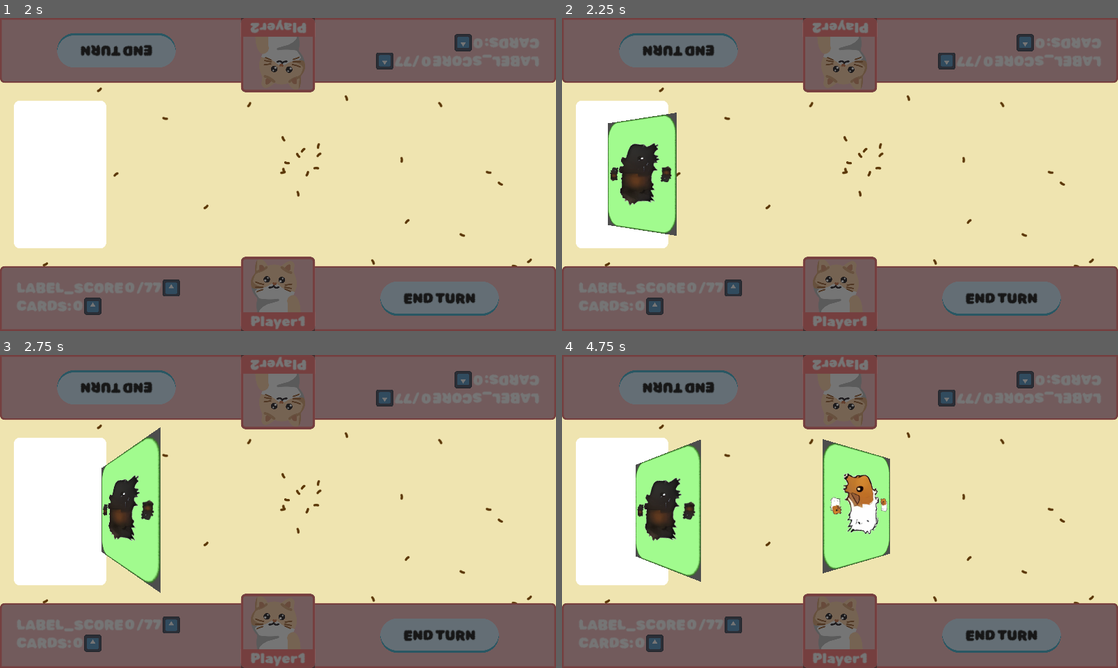
Above: before the commit, frames 1-4 (two rows, left to right).
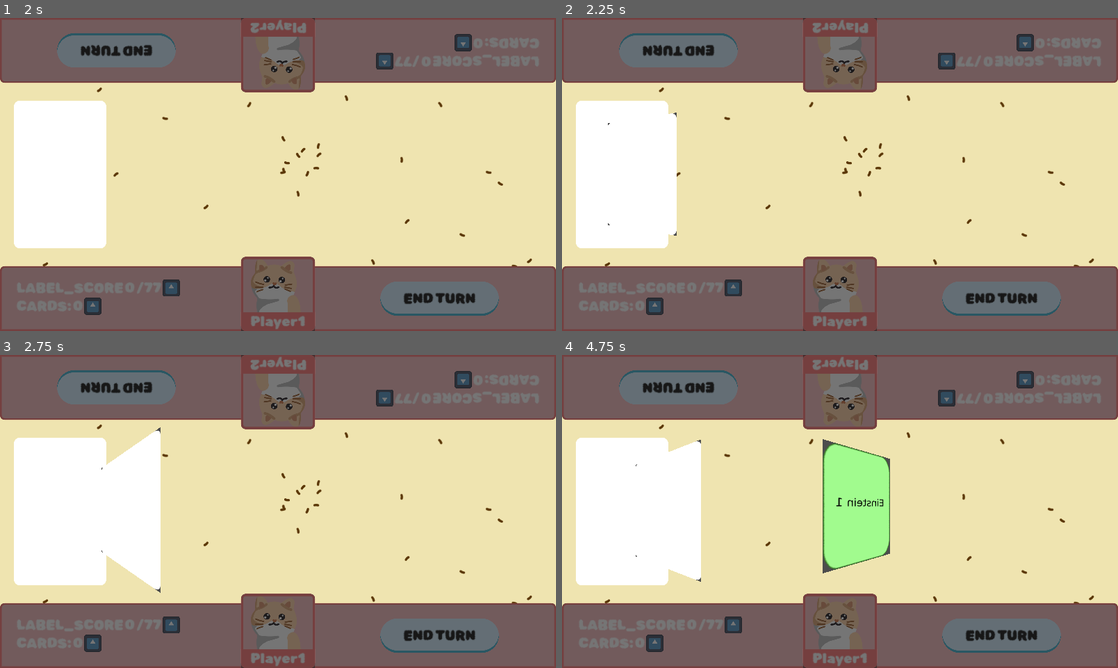
Above: after the commit, the same moments.

Repository: ElQDuck/guinea-piggies
Game: Godot game, scene res://scenes/game.tscn
Same seed, same stepped clock (60 frames per second), same inputs: the game is played once before the commit and once after it. This scene is started directly instead of the project's main scene. The engine's default icon, where the game draws it, is replaced by a stand-in: a white triangle on a blue panel in a dark square.
Inputs (mouse positions are in pixels of both pictures, inside the frame that each line leads up to):
- Up to frame 1 (2 s): click "END TURN" at 0.5 s; click (278, 55) at 1.27 s
- Up to frame 2 (2.25 s): click (623, 174) at 2 s
- Up to frame 3 (2.75 s): no input
- Up to frame 4 (4.75 s): click "END TURN" at 2.75 s; click (840, 392) at 3.52 s; click (623, 511) at 4.25 s

Frame 1 is identical in both runs. In frame 2, 4.4% of the frame differs, in the area x 8-21%, y 30-70%; in frame 3, 4.2%; in frame 4, 5.5%, in the area x 13-59%, y 27-72%.

Commit message:
picking card works

Diff:
--- a/scenes/played_card.tscn
+++ b/scenes/played_card.tscn
@@ -2,7 +2,7 @@
 
 [ext_resource type="Shader" path="res://assets/shader/fake_3D.gdshader" id="1_38rxx"]
 [ext_resource type="Script" path="res://scripts/played_card.gd" id="1_184s7"]
-[ext_resource type="Texture2D" uid="uid://bmjvwcsnsokg8" path="res://assets/cards/Ciri1.png" id="2_aawuw"]
+[ext_resource type="Texture2D" uid="uid://cjblj0v0n8pni" path="res://assets/cards/card_preset.png" id="2_5bkqo"]
 [ext_resource type="Texture2D" uid="uid://c4eamx8vw2oep" path="res://assets/cards/Arya1.png" id="3_5nqvb"]
 
 [sub_resource type="ShaderMaterial" id="ShaderMaterial_am5o8"]
@@ -22,8 +22,8 @@
 size_flags_vertical = 4
 script = ExtResource("1_184s7")
 card_view_port = NodePath("SubViewportContainer")
-back_texture = ExtResource("2_aawuw")
-front_texture = ExtResource("3_5nqvb")
+back_texture = ExtResource("2_5bkqo")
+front_texture = ExtResource("2_5bkqo")
 displayed_card_image = NodePath("SubViewportContainer/SubViewport/Panel/CardImage")
 
 [node name="SubViewportContainer" type="SubViewportContainer" parent="."]
--- a/scripts/Card.gd
+++ b/scripts/Card.gd
@@ -20,6 +20,16 @@
 	set(newValue):
 		Value = clampi(newValue, 0, 4)
 
+var played_card_scene: PackedScene = load("res://scenes/played_card.tscn")
+
 func _init(type: int, value: int):
 	Type = clampi(type, 0, 10)
 	Value = clampi(value, 0, 4)
+
+
+func get_scene() -> Panel:
+	var played_card: Panel = played_card_scene.instantiate()
+	var texturePathPreset := "res://assets/cards/%s%s.png"
+	var texturePath = texturePathPreset % [PiggyType.keys()[Type], Value]
+	played_card.front_texture = load(texturePath)
+	return played_card
--- a/scripts/Table.gd
+++ b/scripts/Table.gd
@@ -20,7 +20,8 @@
 
 	var deck_position: Vector2 = get_object_global_center_position(deck)
 	var cards_area_center_position: Vector2 = drawn_cards_area.get_global_position()
-	var played_card: Panel = played_card_scene.instantiate()
+	var newCard: Card = Card.new(Card.PiggyType.Einstein, 1)
+	var played_card: Panel = newCard.get_scene()
 	drawn_cards_area.add_child(played_card)
 	move_card(played_card, deck_position, cards_area_center_position)
 	played_card.flip_card(3)
